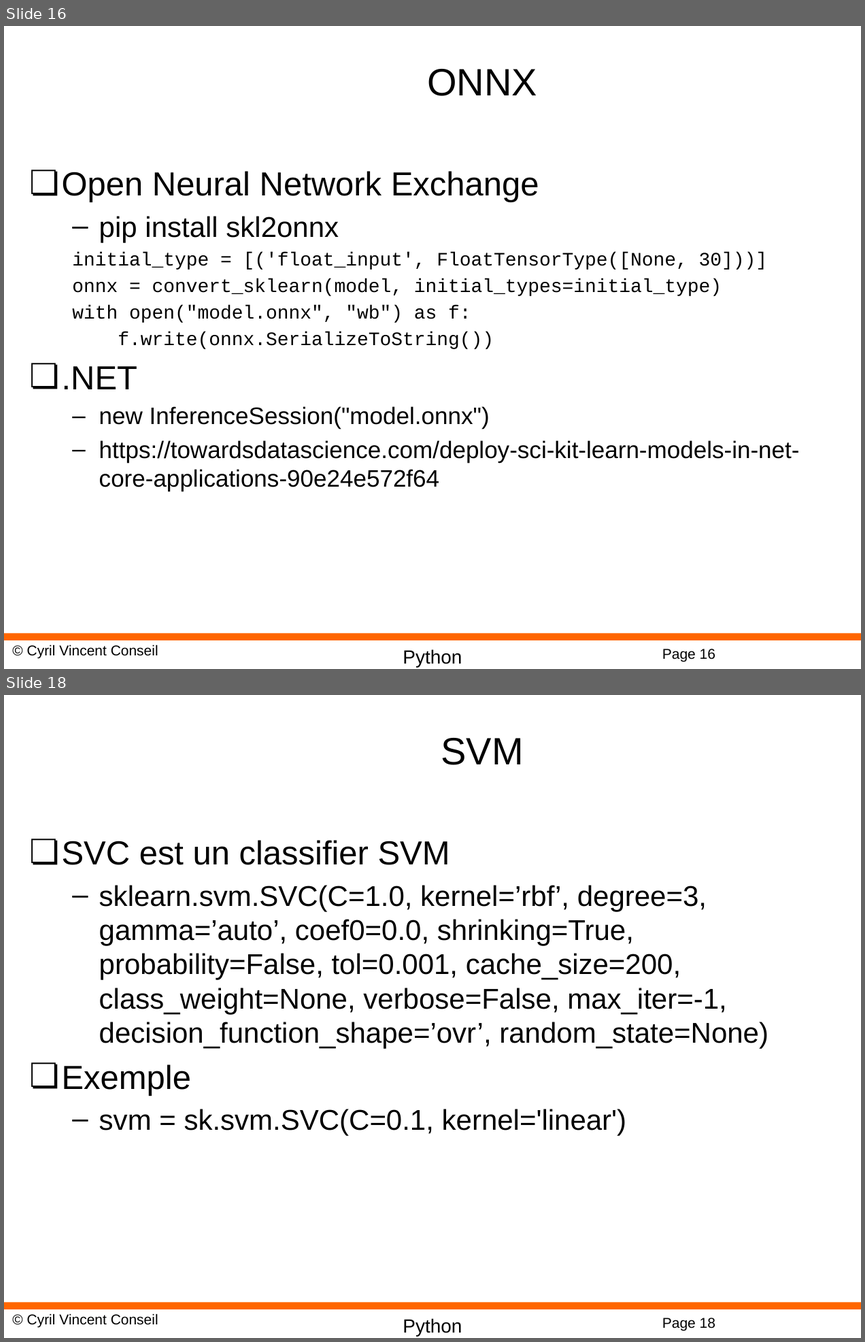
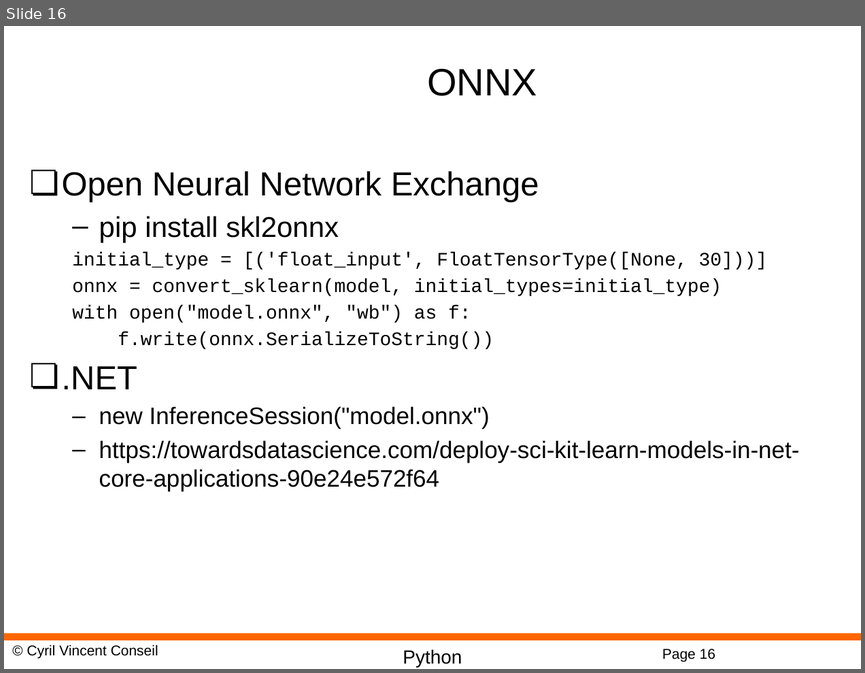
Before and after one commit to cyrilvincent/mlops, a slide deck: ppt/MLOps04-ScikitLearn.pptx. Shown one above the other, each under a label of ours: slides 16 and 18 before the commit, slide 16 after it; the slides between them are not shown. The pictures are 865x1342 and 865x673 pixels, drawn with LibreOffice and Linux fonts; fonts in the diff are those of the drawing; background and template pictures are left out. Boxes give left, top, right and bottom in pixels: in the first picture for what was removed or moved away, otherwise in the second. Text is boxed around its words. In the diff, an @@ line names an element or a change of style, - is before the commit and + after.

```diff
--- a/ppt/MLOps04-ScikitLearn.pptx
+++ b/ppt/MLOps04-ScikitLearn.pptx
@@ slide 18 removed at bbox=[4, 695, 861, 1338], background #FFFFFF; not listed: 4 template elements that a slide beside it also shows @@
@@ title removed at bbox=[441, 738, 523, 765] @@
-SVM
@@ text removed at bbox=[62, 840, 768, 1135] @@
-❏ SVC est un classifier SVM
-  – sklearn.svm.SVC(C=1.0, kernel=’rbf’, degree=3, gamma=’auto’, coef0=0.0, shrinking=True, probability=False, tol=0.001, cache_size=200, class_weight=None, verbose=False, max_iter=-1, decision_function_shape=’ovr’, random_state=None)
-❏ Exemple
-  – svm = sk.svm.SVC(C=0.1, kernel='linear')
```
Also in this commit, not shown: 2 other slides removed, 28 other files.
